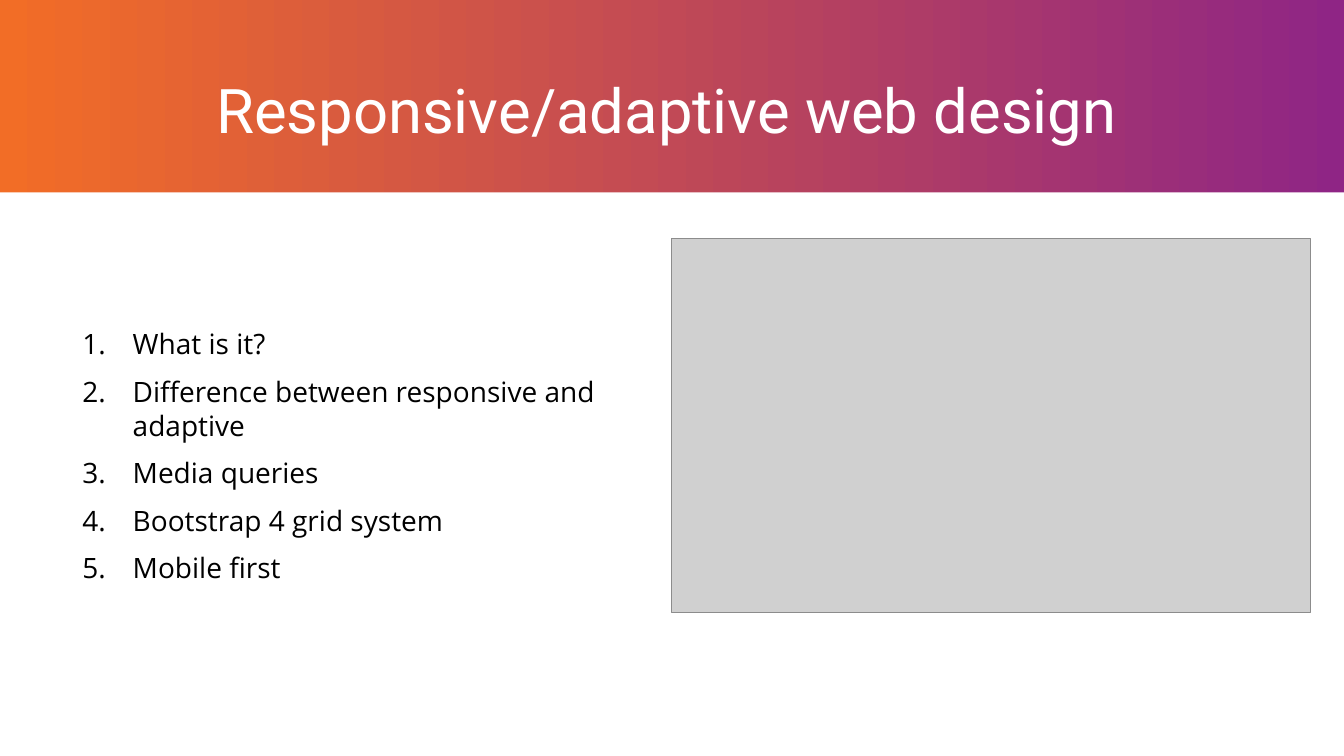
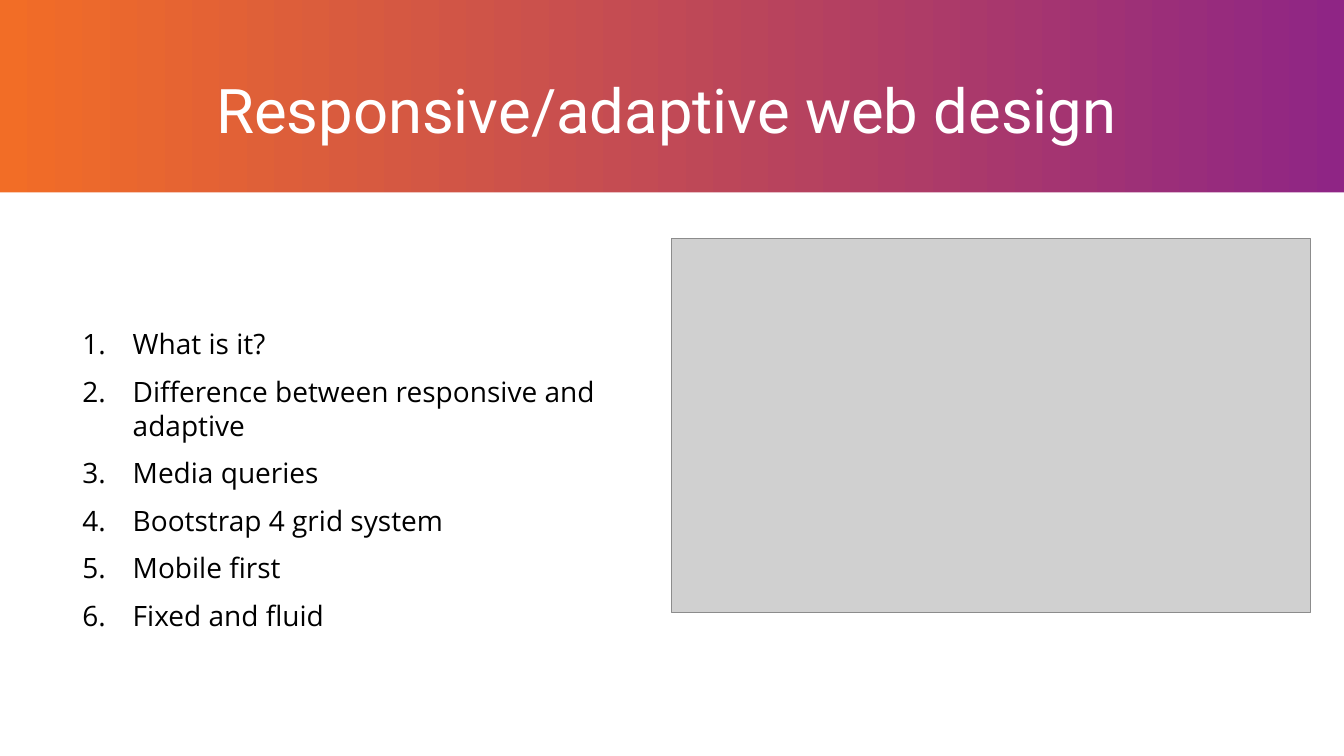
Before and after one commit to Taras-SS/Topics, a slide deck: slide 2 of responsive_design.pptx. Drawn at 1344x756 pixels with LibreOffice and Linux fonts; fonts in the diff are those of the drawing; grey boxes stand for pictures; background and template pictures are left out. Boxes give left, top, right and bottom in pixels: in the first picture for what was removed or moved away, otherwise in the second. Text is boxed around its words. In the diff, an @@ line names an element or a change of style, - is before the commit and + after.

```diff
--- a/responsive_design.pptx
+++ b/responsive_design.pptx
@@ text at (133,604,324,627): paragraph added @@
+6. Fixed and fluid
```
Also in this commit, not shown: 2 slides added.
